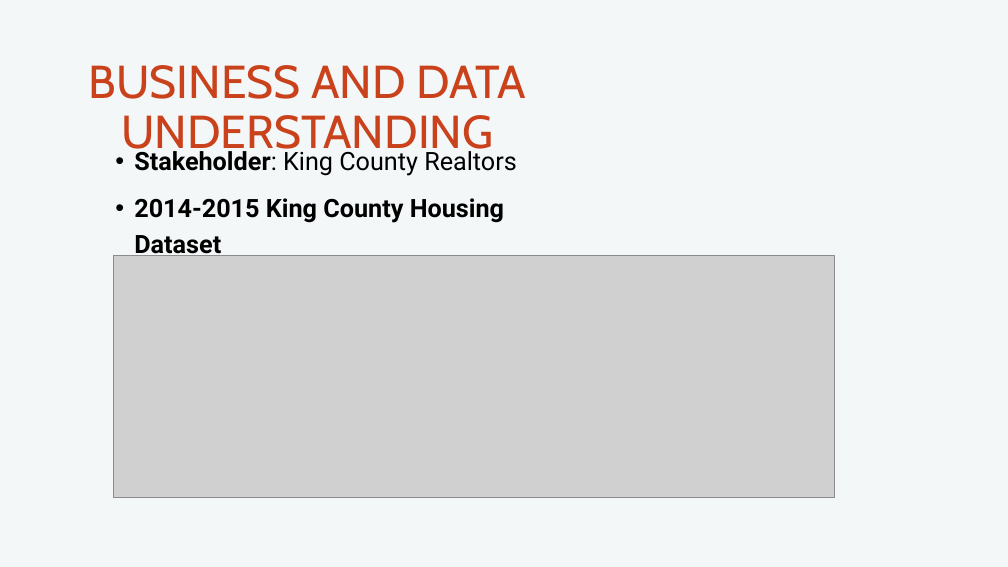
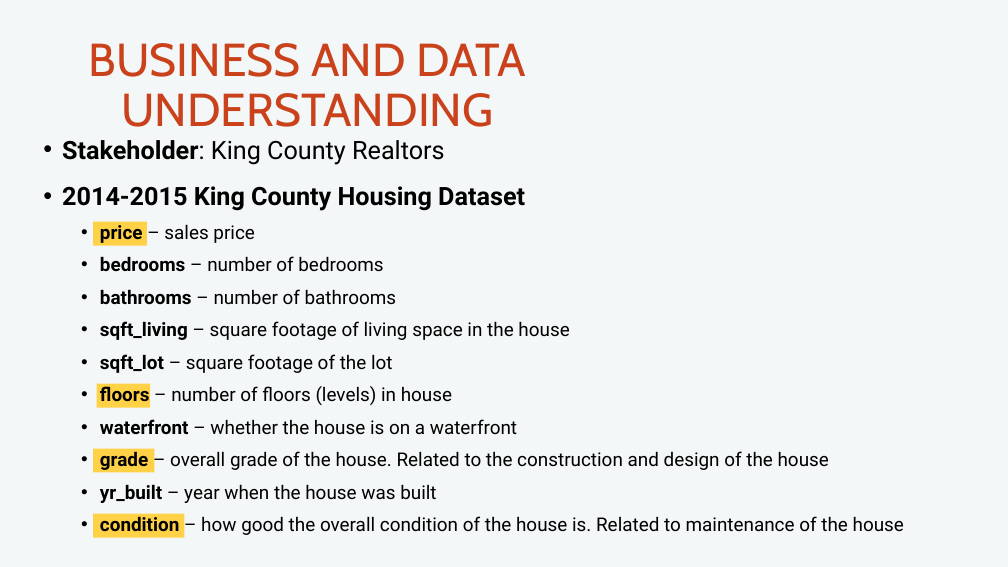
Before and after one commit to MHolthouser1024/Phase-2-housing-project, a slide deck: slide 4 of Presentation.pptx. Drawn at 1008x567 pixels with LibreOffice and Linux fonts; fonts in the diff are those of the drawing; grey boxes stand for pictures. Boxes give left, top, right and bottom in pixels: in the first picture for what was removed or moved away, otherwise in the second. Text is boxed around its words. In the diff, an @@ line names an element or a change of style, - is before the commit and + after.

```diff
--- a/Presentation.pptx
+++ b/Presentation.pptx
@@ title "BUSINESS AND DATA UNDERSTANDING" rewrapped from (89, 65, 526, 159) to (89, 43, 526, 127) @@
@@ text "Stakeholder: King County Realtors": place and size @@
-text "Stakeholder: King County Realtors" at (134, 147, 517, 256)
+text "Stakeholder: King County Realtors" at (62, 140, 904, 535)
@@ rectangle added at (93, 222, 147, 246), fill #FFD147 @@
@@ text at (100, 224, 904, 535): paragraphs added @@
+  • price – sales price
+  • bedrooms – number of bedrooms
+  • bathrooms – number of bathrooms
+  • sqft_living – square footage of living space in the house
+  • sqft_lot – square footage of the lot
+  • floors – number of floors (levels) in house
+  • waterfront – whether the house is on a waterfront
+  • grade – overall grade of the house. Related to the construction and design of the house
+  • yr_built – year when the house was built
+  • condition – how good the overall condition of the house is. Related to maintenance of the house
@@ picture removed at (114, 256, 835, 497) @@
@@ rectangle added at (97, 383, 150, 408), fill #FFD147 @@
@@ rectangle added at (93, 448, 154, 473), fill #FFD147 @@
@@ rectangle added at (93, 513, 185, 538), fill #FFD147 @@
```
